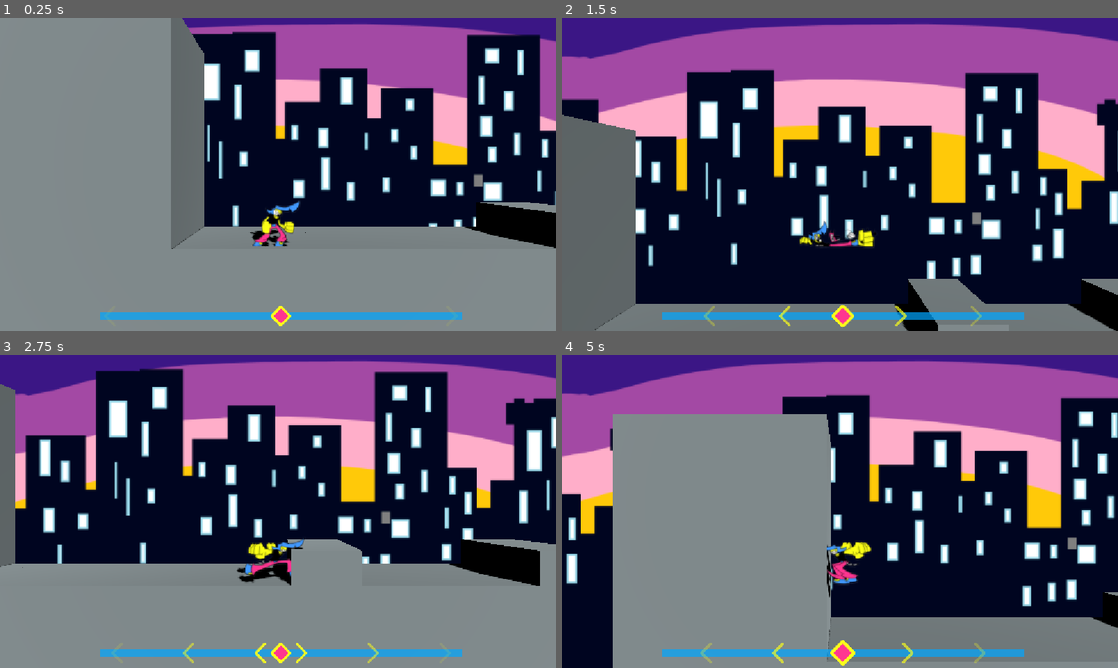
Above: before the commit, frames 1-4 (two rows, left to right).
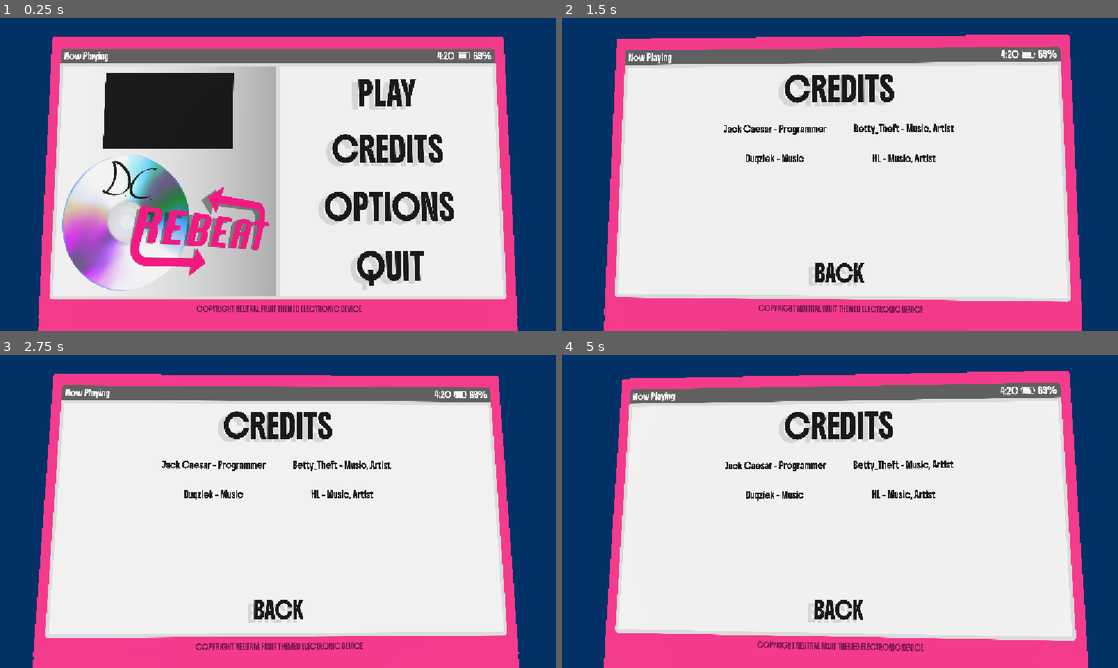
Above: after the commit, the same moments.

Repository: jackachulian/StuckInALoop
Game: Godot game, scene res://scenes/main_menu_3d.tscn
The game is run twice, just before and just after one commit, with the same random seed, the same clock (stepped at 60 frames per second) and the same inputs. Before the commit the project starts from res://scenes/level.tscn. Sound files missing from this copy of the repository are replaced by a short silence.
Inputs (mouse positions are in pixels of both pictures, inside the frame that each line leads up to):
- Up to frame 1 (0.25 s): no input
- Up to frame 2 (1.5 s): move the mouse to (962, 158) at 0.52 s; hold Right (ui_right) 0.53-1.28 s; tap X (punch) at 0.6 s; click (962, 158) at 0.67 s; tap Z (jump) at 0.77, 0.8, 1.07, 1.35 s; move the mouse to (728, 190) at 1.27 s; hold Down (ui_down) from 1.28 s (still down); click (728, 190) at 1.42 s
- Up to frame 3 (2.75 s): tap Z (jump) at 1.52, 1.82, 2.3 s; tap X (punch) at 1.55, 2.1 s; move the mouse to (333, 442) at 2.02 s; release Down (ui_down) at 2.03 s; hold Right (ui_right) from 2.03 s (still down); click (333, 442) at 2.17 s
- Up to frame 4 (5 s): move the mouse to (812, 574) at 2.77 s; release Right (ui_right) at 2.78 s; hold Up (ui_up) 2.78-3.53 s; tap X (punch) at 2.85, 4.35 s; click (812, 574) at 2.92 s; tap Z (jump) at 3.02, 3.32, 3.6, 3.77, 4.07, 4.52, 4.82 s; move the mouse to (1006, 558) at 3.52 s; hold Left (ui_left) from 3.53 s (still down); click (1006, 558) at 3.67 s; move the mouse to (673, 464) at 4.27 s; click (673, 464) at 4.42 s

The runs differ from the first frame. In frame 1, 99% of the frame differs, in the area x 0-100%, y 0-100%; in frame 2, 98%; in frame 3, 99%; in frame 4, 99%.

Commit message:
Scene transition

Diff:
--- a/project.godot
+++ b/project.godot
@@ -15,7 +15,7 @@
 [application]
 
 config/name="New Game Project"
-run/main_scene="uid://dxon0mk8dgivo"
+run/main_scene="uid://c2mkifkvjwwyf"
 config/features=PackedStringArray("4.6", "Forward Plus")
 config/icon="res://icon.svg"
 
--- a/scenes/level.tscn
+++ b/scenes/level.tscn
@@ -75,6 +75,7 @@
 [ext_resource type="Texture2D" uid="uid://2mdvuafr4wi6" path="res://sprites/beat_marker.png" id="71_ltwek"]
 [ext_resource type="Script" uid="uid://bi0vwmyfkqmgv" path="res://scripts/beat_bar.gd" id="71_vry8j"]
 [ext_resource type="PackedScene" uid="uid://hjvgbpi8uwmu" path="res://scenes/beat_marker.tscn" id="72_vry8j"]
+[ext_resource type="PackedScene" uid="uid://dp8lm0i3k1rno" path="res://scenes/scene_transition.tscn" id="76_s1acf"]
 
 [sub_resource type="PhysicsMaterial" id="PhysicsMaterial_c1pbi"]
 friction = 0.5
@@ -94,16 +95,16 @@
 animations = [{
 "frames": [{
 "duration": 1.0,
+"texture": ExtResource("27_4h8xp")
+}, {
+"duration": 1.0,
+"texture": ExtResource("28_ql8jr")
+}, {
+"duration": 1.0,
 "texture": ExtResource("25_oksur")
 }, {
 "duration": 1.0,
 "texture": ExtResource("26_jide8")
-}, {
-"duration": 1.0,
-"texture": ExtResource("27_4h8xp")
-}, {
-"duration": 1.0,
-"texture": ExtResource("28_ql8jr")
 }],
 "loop": true,
 "name": &"idle",
@@ -358,7 +359,8 @@
 floor_snap_length = 0.2
 script = ExtResource("2_mx8sn")
 rhythm_manager = NodePath("../RhythmManager")
-jump_velocity = 32.0
+speed = 20.0
+jump_velocity = 33.0
 gravity = -85.0
 
 [node name="CollisionShape3D" type="CollisionShape3D" parent="Player" unique_id=370398129]
@@ -553,3 +555,5 @@
 [node name="DirectionalLight3D" type="DirectionalLight3D" parent="." unique_id=1441216833]
 transform = Transform3D(0.9102505, -0.23611265, 0.34013942, 0.022593852, 0.8485774, 0.52858853, -0.41344103, -0.47346297, 0.7777527, 0, 30.719896, 14.432915)
 shadow_enabled = true
+
+[node name="SceneTransition" parent="." unique_id=189451907 instance=ExtResource("76_s1acf")]
--- a/scenes/main_menu.tscn
+++ b/scenes/main_menu.tscn
@@ -320,6 +320,7 @@
 text = "QUIT"
 
 [node name="CreditsContainer" type="MarginContainer" parent="ColorRect/MarginContainer/PanelContainer/VBoxContainer/MarginContainer" unique_id=962050068]
+visible = false
 layout_mode = 0
 offset_right = 1104.0
 offset_bottom = 548.0
@@ -415,6 +416,7 @@
 vertical_alignment = 1
 
 [node name="OptionsContainer" type="MarginContainer" parent="ColorRect/MarginContainer/PanelContainer/VBoxContainer/MarginContainer" unique_id=1719229809]
+visible = false
 layout_mode = 0
 offset_right = 1104.0
 offset_bottom = 548.0
@@ -619,6 +621,7 @@
 vertical_alignment = 1
 uppercase = true
 
+[connection signal="pressed" from="ColorRect/MarginContainer/PanelContainer/VBoxContainer/MarginContainer/MainMenuContainer/HBoxContainer/PanelContainer2/VBoxContainer/PlayButton" to="." method="_on_play_pressed"]
 [connection signal="pressed" from="ColorRect/MarginContainer/PanelContainer/VBoxContainer/MarginContainer/MainMenuContainer/HBoxContainer/PanelContainer2/VBoxContainer/CreditsButton" to="." method="_on_credits_pressed"]
 [connection signal="pressed" from="ColorRect/MarginContainer/PanelContainer/VBoxContainer/MarginContainer/MainMenuContainer/HBoxContainer/PanelContainer2/VBoxContainer/OptionsButton" to="." method="_on_options_pressed"]
 [connection signal="pressed" from="ColorRect/MarginContainer/PanelContainer/VBoxContainer/MarginContainer/CreditsContainer/PanelContainer/VBoxContainer/BackButton" to="." method="_on_credits_back_pressed"]
--- a/scenes/main_menu_3d.tscn
+++ b/scenes/main_menu_3d.tscn
@@ -5,6 +5,7 @@
 [ext_resource type="Script" uid="uid://drsu0ah46bes7" path="res://scripts/main_menu_3d.gd" id="1_vyhg1"]
 [ext_resource type="AudioStream" uid="uid://b2011f8xlyixj" path="res://audio/STUCK_IN_A_LOOP_TITLE.wav" id="2_hdukv"]
 [ext_resource type="Script" uid="uid://d1jnlhang6akk" path="res://scripts/rotate_towards_mouse.gd" id="2_qm0ip"]
+[ext_resource type="PackedScene" uid="uid://dp8lm0i3k1rno" path="res://scenes/scene_transition.tscn" id="6_gu81k"]
 
 [sub_resource type="Environment" id="Environment_qm0ip"]
 background_mode = 1
@@ -20,12 +21,12 @@
 material = SubResource("StandardMaterial3D_ejg4m")
 size = Vector3(1, 1.25, 0.2)
 
-[sub_resource type="ViewportTexture" id="ViewportTexture_n4olr"]
-viewport_path = NodePath("CanvasLayer/SubViewport")
+[sub_resource type="ViewportTexture" id="ViewportTexture_gu81k"]
+viewport_path = NodePath("MainMenuScreenLayer/SubViewport")
 
 [sub_resource type="StandardMaterial3D" id="StandardMaterial3D_qm0ip"]
 resource_local_to_scene = true
-albedo_texture = SubResource("ViewportTexture_n4olr")
+albedo_texture = SubResource("ViewportTexture_gu81k")
 
 [sub_resource type="QuadMesh" id="QuadMesh_hdukv"]
 resource_local_to_scene = true
@@ -42,7 +43,7 @@
 transform = Transform3D(1, 0, 0, 0, 0.9995027, 0.031532872, 0, -0.031532872, 0.9995027, 0, 0.04047303, 0.53772604)
 environment = SubResource("Environment_qm0ip")
 script = ExtResource("1_n4olr")
-ui_viewport = NodePath("../CanvasLayer/SubViewport")
+ui_viewport = NodePath("../MainMenuScreenLayer/SubViewport")
 ui_object = NodePath("../Ipod/IpodMesh/ScreenStaticBody3D")
 
 [node name="AudioStreamPlayer3D" type="AudioStreamPlayer3D" parent="Camera3D" unique_id=1085058927]
@@ -72,11 +73,14 @@
 [node name="DirectionalLight3D" type="DirectionalLight3D" parent="." unique_id=151756143]
 transform = Transform3D(0.96342963, -0.25541133, 0.08104579, 0.17520475, 0.82927364, 0.53066796, -0.20274773, -0.49706155, 0.84369624, 0.78577065, 6.890397, 2.8821616)
 
-[node name="CanvasLayer" type="CanvasLayer" parent="." unique_id=1040050950]
+[node name="MainMenuScreenLayer" type="CanvasLayer" parent="." unique_id=1040050950]
 
-[node name="SubViewport" type="SubViewport" parent="CanvasLayer" unique_id=267911567]
+[node name="SubViewport" type="SubViewport" parent="MainMenuScreenLayer" unique_id=267911567]
 size = Vector2i(2880, 1620)
 size_2d_override = Vector2i(1152, 648)
 size_2d_override_stretch = true
 
-[node name="MainMenu" parent="CanvasLayer/SubViewport" unique_id=72014888 instance=ExtResource("1_6llvq")]
+[node name="MainMenu" parent="MainMenuScreenLayer/SubViewport" unique_id=72014888 node_paths=PackedStringArray("scene_transition") instance=ExtResource("1_6llvq")]
+scene_transition = NodePath("../../../SceneTransition")
+
+[node name="SceneTransition" parent="." unique_id=189451907 instance=ExtResource("6_gu81k")]
--- a/scenes/main_menu_ui.gd
+++ b/scenes/main_menu_ui.gd
@@ -1,12 +1,18 @@
 extends Control
+
+@export var scene_transition: SceneTransition
 
 @onready var main_menu_container: MarginContainer = $ColorRect/MarginContainer/PanelContainer/VBoxContainer/MarginContainer/MainMenuContainer
 @onready var credits_container: MarginContainer = $ColorRect/MarginContainer/PanelContainer/VBoxContainer/MarginContainer/CreditsContainer
 @onready var options_container: MarginContainer = $ColorRect/MarginContainer/PanelContainer/VBoxContainer/MarginContainer/OptionsContainer
 
-
 func _ready() -> void:
 	credits_container.hide()
+	options_container.hide()
+
+func _on_play_pressed():
+	scene_transition.transition_to_scene("res://scenes/level.tscn")
+
 
 func _on_credits_pressed():
 	credits_container.show()
--- /dev/null
+++ b/scenes/scene_transition.tscn
@@ -0,0 +1,27 @@
+[gd_scene format=3 uid="uid://dp8lm0i3k1rno"]
+
+[ext_resource type="Script" uid="uid://caj0rr3x2m5kx" path="res://scripts/scene_transition.gd" id="1_rujfs"]
+[ext_resource type="Shader" uid="uid://bcb85h50dcc53" path="res://shaders/radial_sweep.gdshader" id="2_2sgj6"]
+
+[sub_resource type="ShaderMaterial" id="ShaderMaterial_hgfgv"]
+shader = ExtResource("2_2sgj6")
+shader_parameter/outer_radius = 0.50000002375
+shader_parameter/center = Vector2(0.5, 0.5)
+
+[node name="SceneTransition" type="CanvasLayer" unique_id=189451907]
+script = ExtResource("1_rujfs")
+
+[node name="AspectRatioContainer" type="AspectRatioContainer" parent="." unique_id=1282341960]
+anchors_preset = 15
+anchor_right = 1.0
+anchor_bottom = 1.0
+grow_horizontal = 2
+grow_vertical = 2
+stretch_mode = 3
+
+[node name="ColorRect" type="ColorRect" parent="AspectRatioContainer" unique_id=837348496]
+material = SubResource("ShaderMaterial_hgfgv")
+layout_mode = 2
+size_flags_horizontal = 3
+size_flags_vertical = 3
+mouse_filter = 2
--- a/scripts/player.gd
+++ b/scripts/player.gd
@@ -5,16 +5,18 @@
 @export var slide_speed = 22.5
 @export var jump_velocity = 6.0
 @export var gravity = -9.8
+@export var coyote_time := 0.1
+@export var jump_buffer_time := 0.1
+
 
 @onready var animated_sprite_3d: AnimatedSprite3D = $FlipParent/AnimatedSprite3D
 @onready var flip_parent: Node3D = $FlipParent
 
-
 var was_on_floor_last_process: bool
-
 var idle_time: float
-
 var facing_right: bool = true
+var coyote_timer := 0.0
+var jump_buffer_timer := 0.0
 
 func _ready() -> void:
 	was_on_floor_last_process = true
@@ -47,7 +49,6 @@
 			#velocity.x /= 2
 
 		idle_time = 0
-		print("punched")
 		if Input.is_action_pressed("ui_up"):
 			animated_sprite_3d.play("punch_high")
 			animated_sprite_3d.frame = 0
@@ -63,10 +64,24 @@
 	if animated_sprite_3d.animation in ["punch_middle", "punch_high"] and is_on_floor():
 		velocity.x = 0
 
+	# Coyote time
+	if is_on_floor():
+		coyote_timer = coyote_time
+	else:
+		coyote_timer -= delta
+
+	# Buffer a jump
+	if Input.is_action_just_pressed("jump"):
+		jump_buffer_timer = jump_buffer_time
+	else:
+		jump_buffer_timer -= delta
+
 	# Jump
-	if Input.is_action_just_pressed("jump") and is_on_floor() and can_act():
+	if jump_buffer_timer > 0 and coyote_timer > 0 and can_act():
 		idle_time = 0
 		velocity.y = jump_velocity
+		jump_buffer_timer = 0
+		coyote_timer = 0
 		# Once HL finishes the jump anim
 		#animated_sprite_3d.play("jump")
 
--- /dev/null
+++ b/scripts/scene_transition.gd
@@ -0,0 +1,32 @@
+class_name SceneTransition
+extends CanvasLayer
+
+static var is_animating: bool = false
+
+@onready var rect: ColorRect = $AspectRatioContainer/ColorRect
+@onready var mat: Material = rect.material
+
+func _ready() -> void:
+	if is_animating:
+		mat.set("shader_parameter/outer_radius", 1.0)
+		open()
+	else:
+		mat.set("shader_parameter/outer_radius", 0.0)
+
+func transition_to_scene(scene_path: String):
+	await close()
+	mat.set("shader_parameter/outer_radius", 1.0)
+	await get_tree().process_frame
+	get_tree().change_scene_to_file(scene_path)
+	await open()
+
+func close() -> Signal:
+	is_animating = true
+	var tween = create_tween()
+	tween.tween_property(mat, "shader_parameter/outer_radius", 1.0, 0.7)
+	return tween.finished
+
+func open() -> Signal:
+	var tween = create_tween()
+	tween.tween_property(mat, "shader_parameter/outer_radius", 0.0, 0.7)
+	return tween.finished
--- /dev/null
+++ b/shaders/radial_sweep.gdshader
@@ -0,0 +1,13 @@
+shader_type canvas_item;
+
+uniform float outer_radius : hint_range(0.0, 1.5) = 1.0;
+uniform vec2 center = vec2(0.5, 0.5);
+
+void fragment() {
+    vec2 uv = UV;
+    float dist = distance(uv, center);
+
+    float mask = smoothstep(outer_radius, outer_radius - 0.0002, 1.0-dist);
+
+    COLOR = vec4(0.0, 0.0, 0.0, mask);
+}
Not shown, added: scripts/scene_transition.gd.uid
Not shown, added: shaders/radial_sweep.gdshader.uid
